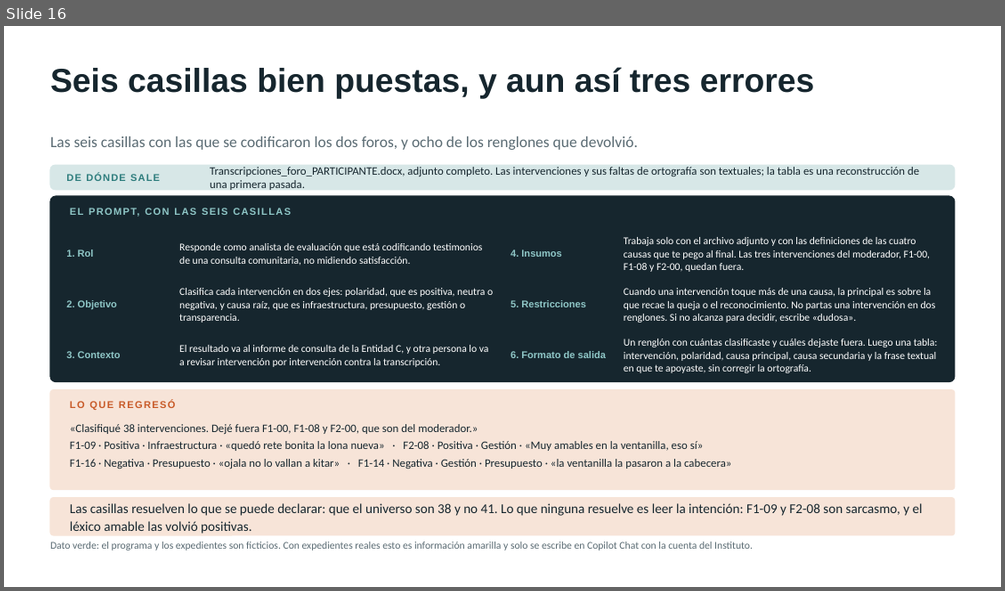
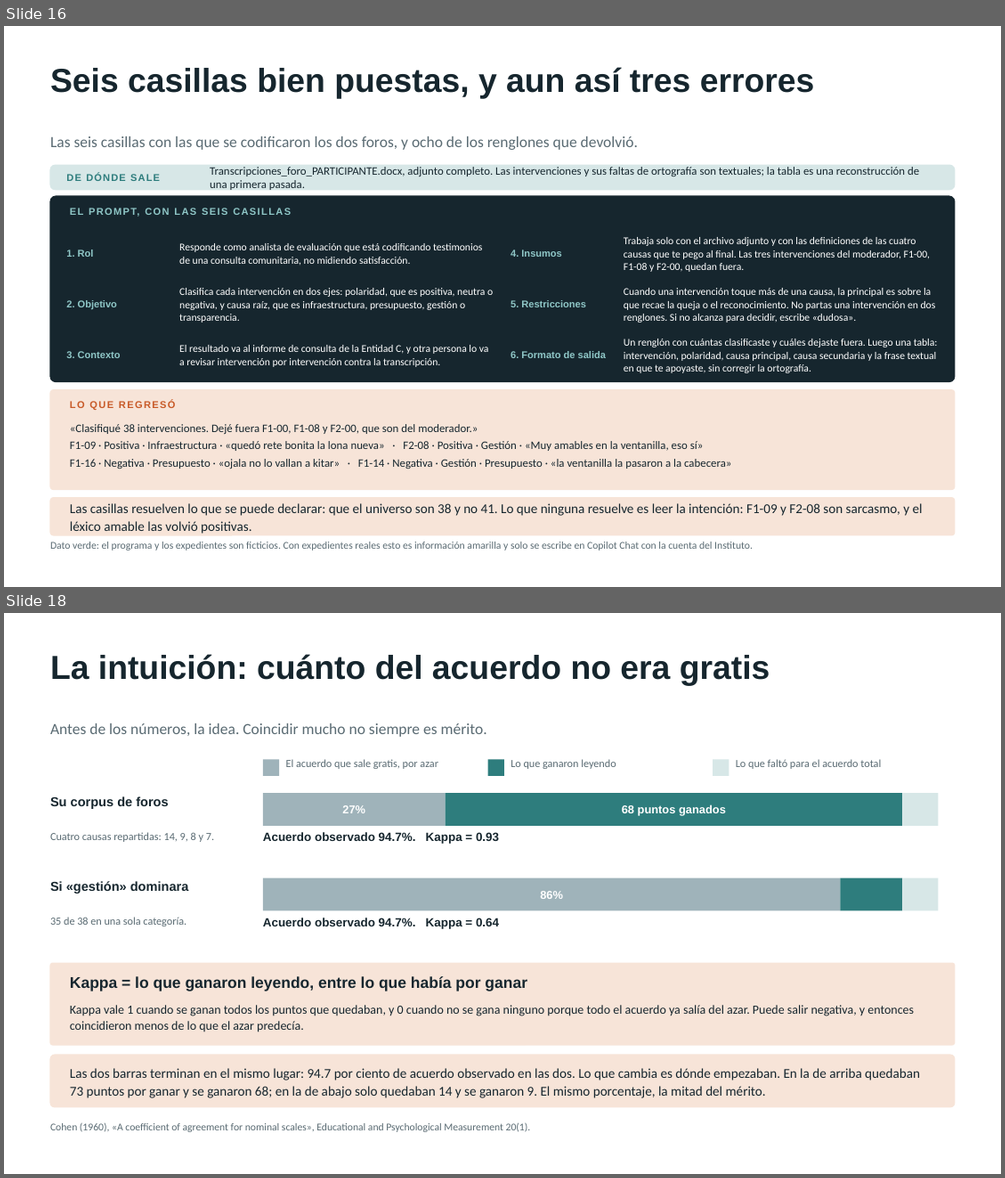
Before and after one commit to marvtrejo/curso-inegi-gen-ai, a slide deck: sesion-06/Sesion_06_Laboratorio_Cualitativo.pptx. Shown one above the other, each under a label of ours: slide 16 before the commit, slides 16 and 18 after it; the slides between them are not shown. The pictures are 1005x591 and 1005x1178 pixels, drawn with LibreOffice and Linux fonts; fonts in the diff are those of the drawing. Boxes give left, top, right and bottom in pixels: in the first picture for what was removed or moved away, otherwise in the second. Text is boxed around its words. In the diff, an @@ line names an element or a change of style, - is before the commit and + after.

```diff
--- a/sesion-06/Sesion_06_Laboratorio_Cualitativo.pptx
+++ b/sesion-06/Sesion_06_Laboratorio_Cualitativo.pptx
@@ slide 18 added at (4,613,1001,1174), background #FFFFFF @@
@@ text added at (50,654,770,686), 32 pt, text #16262E, bold @@
+La intuición: cuánto del acuerdo no era gratis
@@ text added at (50,723,487,737), 15 pt, text #5A6B73 @@
+Antes de los números, la idea. Coincidir mucho no siempre es mérito.
@@ rectangle added at (263,760,279,776), fill #9FB3BA @@
@@ text added at (286,759,438,769), 10.5 pt, text #5A6B73 @@
+El acuerdo que sale gratis, por azar
@@ rectangle added at (488,760,504,776), fill #2E7D7D @@
@@ text added at (510,759,615,769), 10.5 pt, text #5A6B73 @@
+Lo que ganaron leyendo
@@ rectangle added at (713,760,729,776), fill #D7E7E7 @@
@@ text added at (736,759,881,769), 10.5 pt, text #5A6B73 @@
+Lo que faltó para el acuerdo total
@@ text added at (50,796,168,809), 12.5 pt, text #16262E, bold @@
+Su corpus de foros
@@ rectangle added at (263,793,445,826), fill #9FB3BA @@
@@ rectangle added at (445,793,902,826), fill #2E7D7D @@
@@ rectangle added at (903,793,938,826), fill #D7E7E7 @@
@@ text added at (342,805,365,813), 11 pt, text #FFFFFF, bold @@
+27%
@@ text added at (622,804,726,816), 11 pt, text #FFFFFF, bold @@
+68 puntos ganados
@@ text added at (50,832,214,842), 10.5 pt, text #5A6B73 @@
+Cuatro causas repartidas: 14, 9, 8 y 7.
@@ text added at (263,832,499,844), 11.5 pt, text #16262E, bold @@
+Acuerdo observado 94.7%. Kappa = 0.93
@@ rectangle added at (263,877,840,910), fill #9FB3BA @@
@@ rectangle added at (840,877,902,910), fill #2E7D7D @@
@@ rectangle added at (903,877,938,910), fill #D7E7E7 @@
@@ text added at (50,881,189,893), 12.5 pt, text #16262E, bold @@
+Si «gestión» dominara
@@ text added at (540,891,563,899), 11 pt, text #FFFFFF, bold @@
+86%
@@ text added at (50,916,186,926), 10.5 pt, text #5A6B73 @@
+35 de 38 en una sola categoría.
@@ text added at (263,917,499,929), 11.5 pt, text #16262E, bold @@
+Acuerdo observado 94.7%. Kappa = 0.64
@@ rounded rectangle added at (50,963,955,1045), fill #F7E4D8, outline #F7E4D8 1 pt @@
@@ text added at (70,976,527,991), 15 pt, text #16262E, bold @@
+Kappa = lo que ganaron leyendo, entre lo que había por ganar
@@ text added at (70,1005,914,1032), 12 pt, text #16262E @@
+Kappa vale 1 cuando se ganan todos los puntos que quedaban, y 0 cuando no se gana ninguno porque todo el acuerdo ya salía del azar. Puede salir negativa, y entonces coincidieron menos de lo que el azar predecía.
@@ rounded rectangle added at (50,1055,955,1107), fill #F7E4D8, outline #F7E4D8 1 pt @@
@@ text added at (70,1068,920,1098), 13 pt, text #16262E @@
+Las dos barras terminan en el mismo lugar: 94.7 por ciento de acuerdo observado en las dos. Lo que cambia es dónde empezaban. En la de arriba quedaban 73 puntos por ganar y se ganaron 68; en la de abajo solo quedaban 14 y se ganaron 9. El mismo porcentaje, la mitad del mérito.
@@ text added at (50,1122,531,1132), 10 pt, text #5A6B73 @@
+Cohen (1960), «A coefficient of agreement for nominal scales», Educational and Psychological Measurement 20(1).
```
Also in this commit, not shown: 5 slides changed, 1 other slide added, 3 other files.
